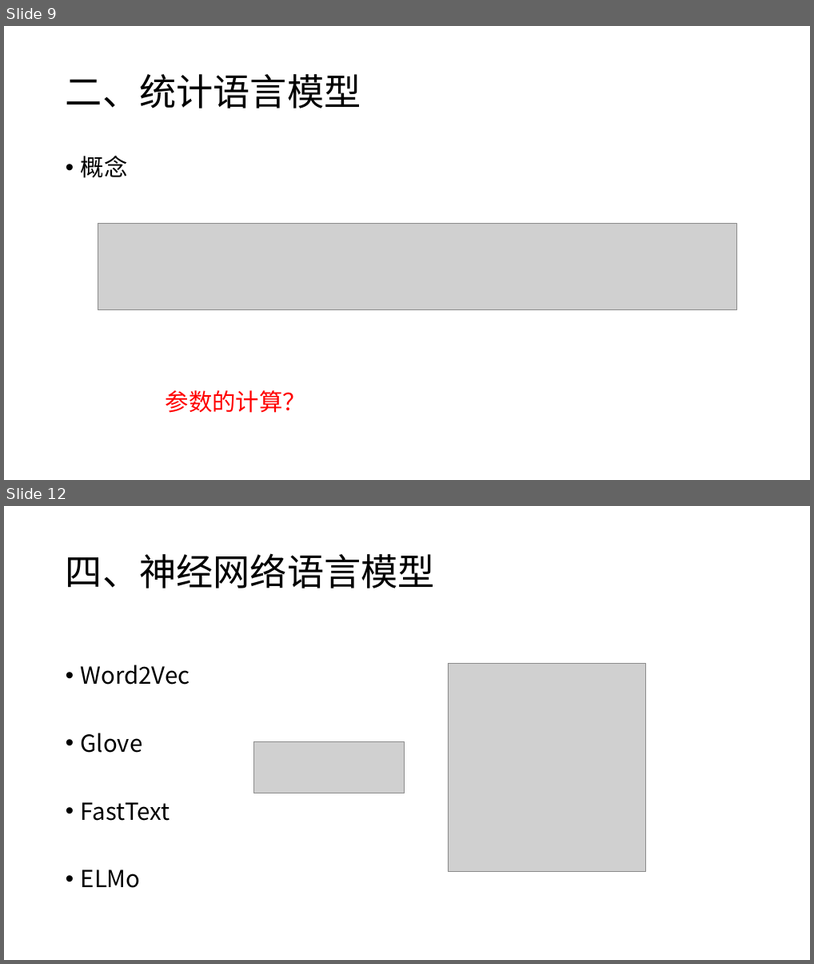
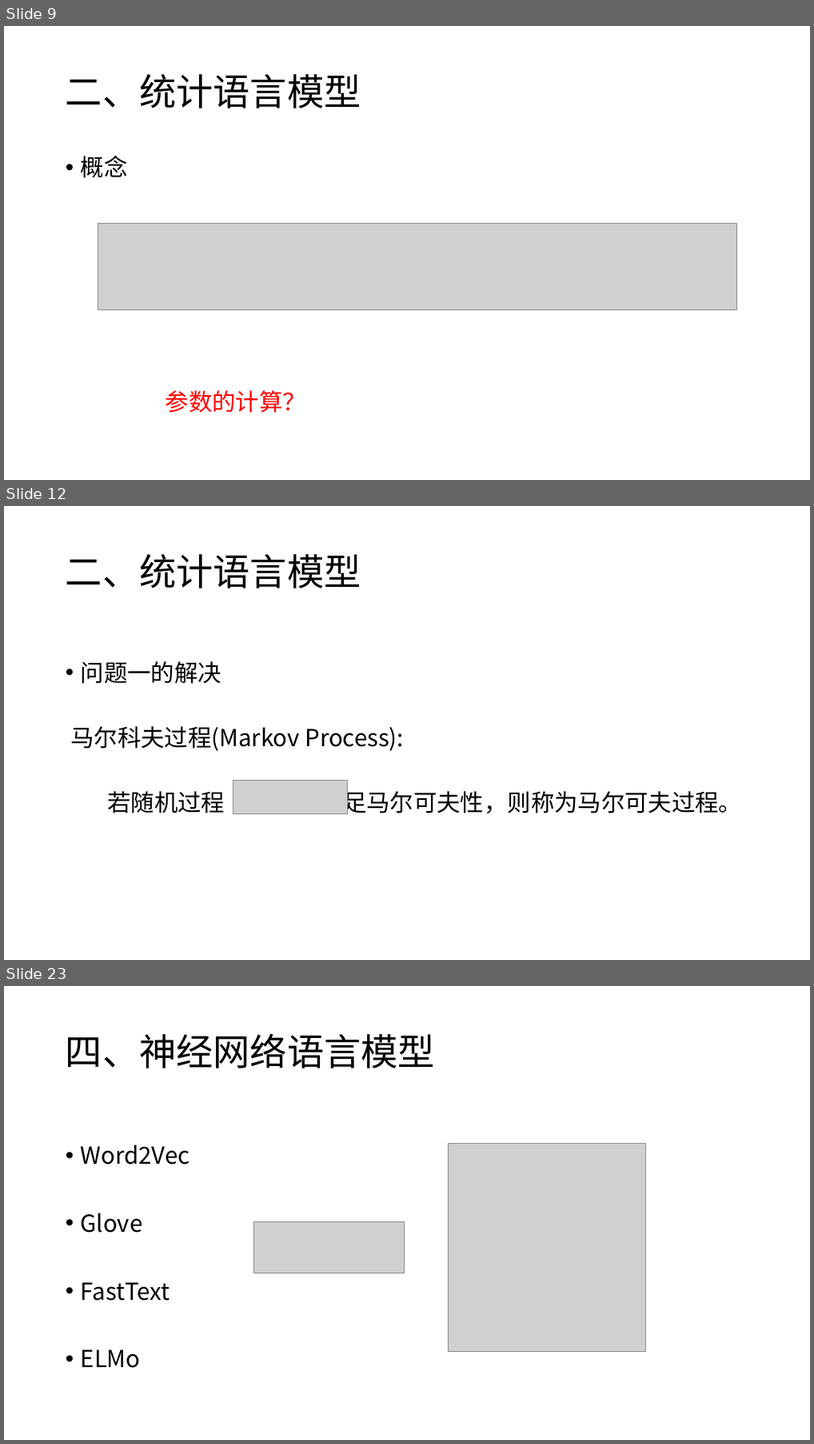
Before and after one commit to charlesXu86/Chatbot_CN, a slide deck: Chatbot_Doc/课程/NLP-4-语言模型.pptx. Shown one above the other, each under a label of ours: slides 9 and 12 before the commit, slides 9, 12 and 23 after it; the slides between them are not shown. The pictures are 814x964 and 814x1444 pixels, drawn with LibreOffice and Linux fonts; fonts in the diff are those of the drawing; grey boxes stand for pictures. Boxes give left, top, right and bottom in pixels: in the first picture for what was removed or moved away, otherwise in the second. Text is boxed around its words. In the diff, an @@ line names an element or a change of style, - is before the commit and + after.

Commit message:
语言模型

```diff
--- a/Chatbot_Doc/课程/NLP-4-语言模型.pptx
+++ b/Chatbot_Doc/课程/NLP-4-语言模型.pptx
@@ slide 12 added at [4, 506, 810, 960], background #FFFFFF @@
@@ title added at [66, 554, 362, 588], 44 pt, text #000000 @@
+二、统计语言模型
@@ text added at [70, 661, 742, 814], 28 pt, text #000000 @@
+• 问题一的解决
+马尔科夫过程(Markov Process):
+若随机过程 满足马尔可夫性，则称为马尔可夫过程。
@@ picture added at [234, 780, 348, 814] @@
@@ what was slide 12 is now slide 23 @@
```
Also in this commit, not shown: 1 slide changed, 10 other slides added.
